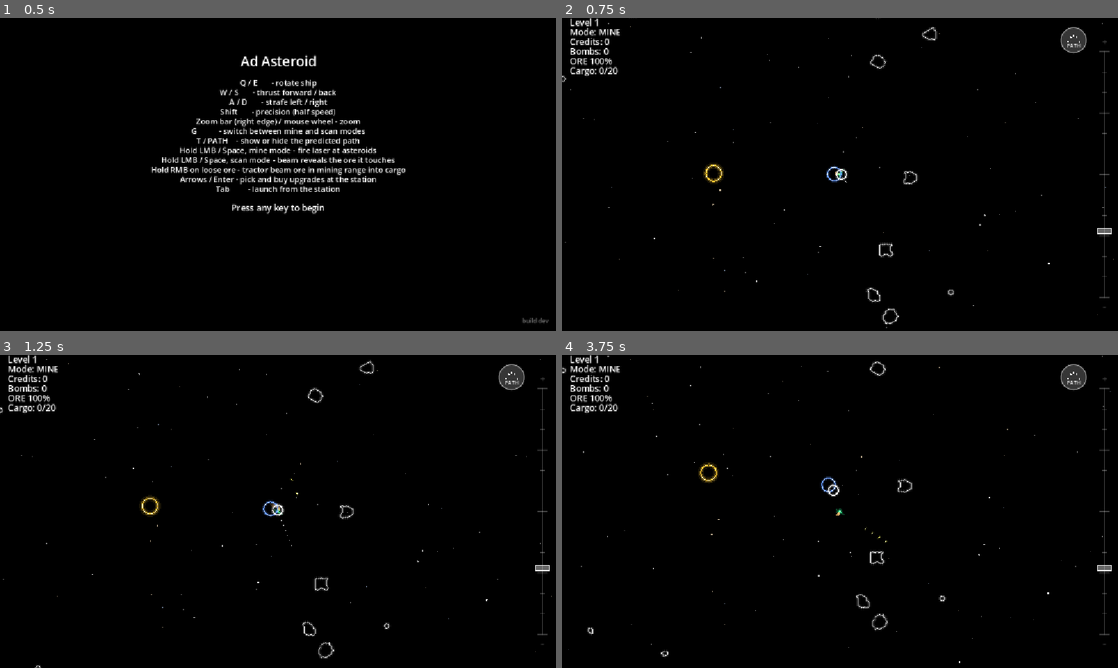
Above: before the commit, frames 1-4 (two rows, left to right).
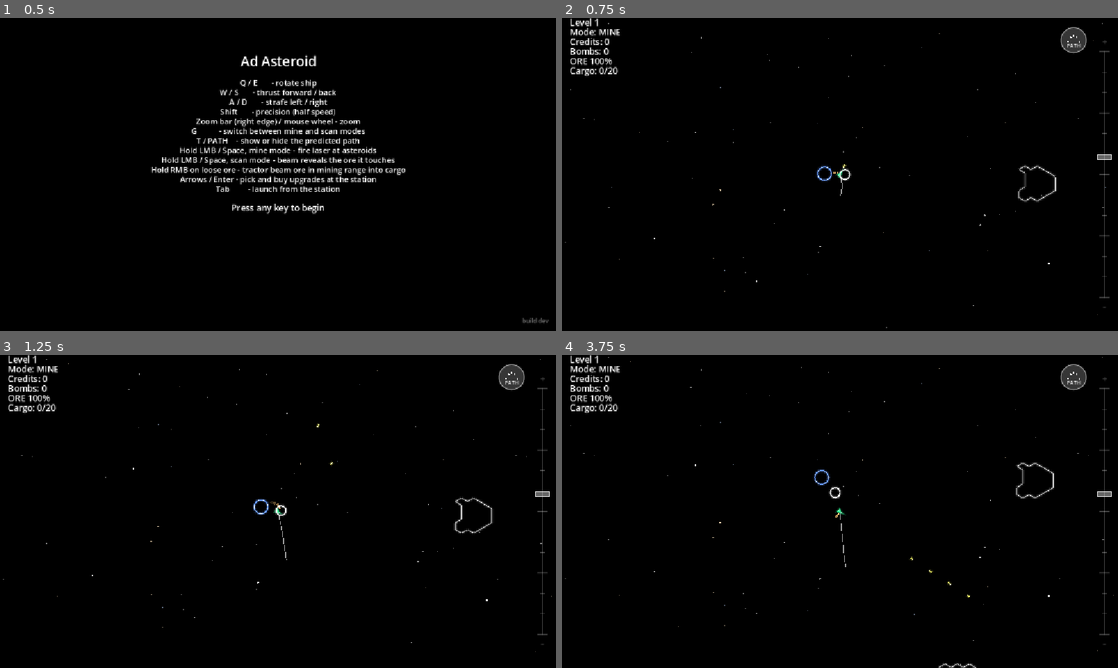
Above: after the commit, the same moments.

Repository: smdriggers/ad_asteroid_godot
Game: Godot game, scene res://main.tscn
Two runs of this game, one before a commit and one after it. Both use one fixed random seed, a clock stepped at 60 frames per second and the inputs below.
Inputs (mouse positions are in pixels of both pictures, inside the frame that each line leads up to):
- Up to frame 1 (0.5 s): no input
- Up to frame 2 (0.75 s): tap Enter at 0.5 s; move the mouse to (962, 158) at 0.52 s; hold D from 0.53 s (still down); hold E from 0.53 s (still down); click (962, 158) at 0.67 s
- Up to frame 3 (1.25 s): keep holding D; keep holding E; tap Space at 0.77 s
- Up to frame 4 (3.75 s): release D at 1.25 s; release E at 1.25 s; drag from (728, 527) to (812, 574) at 1.27 s; move the mouse to (895, 442) at 2.02 s; hold D 2.03-2.75 s; hold Shift 2.03-2.75 s; drag from (812, 574) to (673, 464) at 2.77 s; move the mouse to (1006, 558) at 3.52 s; hold A from 3.53 s (still down); hold Tab from 3.53 s (still down)

Frame 1 is identical in both runs. In frame 2, 1.0% of the frame differs, in the area x 0-100%, y 0-98%; in frame 3, 1.1%; in frame 4, 1.3%, in the area x 0-100%, y 0-100%.

Commit message:
End the opening shot zoomed in to the planet's real size
The intro now finishes at INTRO_END_ZOOM (0.7, where the planet stops
being blown up to its minimum on-screen size), or the player's own zoom
if that was already closer.

Co-Authored-By: Claude Opus 5.5 <noreply@anthropic.com>

Diff:
--- a/config.gd
+++ b/config.gd
@@ -33,7 +33,12 @@
 const THRUST_ZOOM_EXPONENT: float = 1.0  # DESIGN.md §4.2: thrust *= (ZOOM_DEFAULT/zoom)^this
 const THRUST_ZOOM_CAP: float = 1.0       # zoom past this no longer weakens thrust, so zoomed-in play can still escape planet gravity
 const INTRO_HOLD: float = 1.2        # seconds the opening shot holds on the whole system (level zoom_min, centred on the star)
-const INTRO_ZOOM_TIME: float = 2.5   # seconds it then takes to glide in to the ship at the player's zoom
+const INTRO_ZOOM_TIME: float = 2.5   # seconds it then takes to glide in to the ship
+# Where the opening shot ends: zoomed in until the planet is drawn at its
+# real size rather than blown up to its minimum on-screen size
+# (PLANET_MIN_SCREEN_SIZE / PLANET_RADIUS = 14 / 20 = 0.7; keep in step if
+# those change). If the player's own zoom was already closer, it ends there.
+const INTRO_END_ZOOM: float = 0.7
 # Zoom is manual: the zoom bar on the right edge (render/zoom_bar_view.gd)
 # spans [level zoom_min, ZOOM_MAX] in log scale; the wheel nudges it.
 
--- a/render/camera_control.gd
+++ b/render/camera_control.gd
@@ -52,7 +52,7 @@
 func start_intro(star_offset: Vector2) -> void:
 	# star_offset: star position minus ship position.
 	intro_from_offset = star_offset
-	intro_to_zoom = zoom_scale
+	intro_to_zoom = clampf(maxf(zoom_scale, Config.INTRO_END_ZOOM), zoom_min, Config.ZOOM_MAX)
 	intro_time = 0.0
 	_step_intro_view()
 
